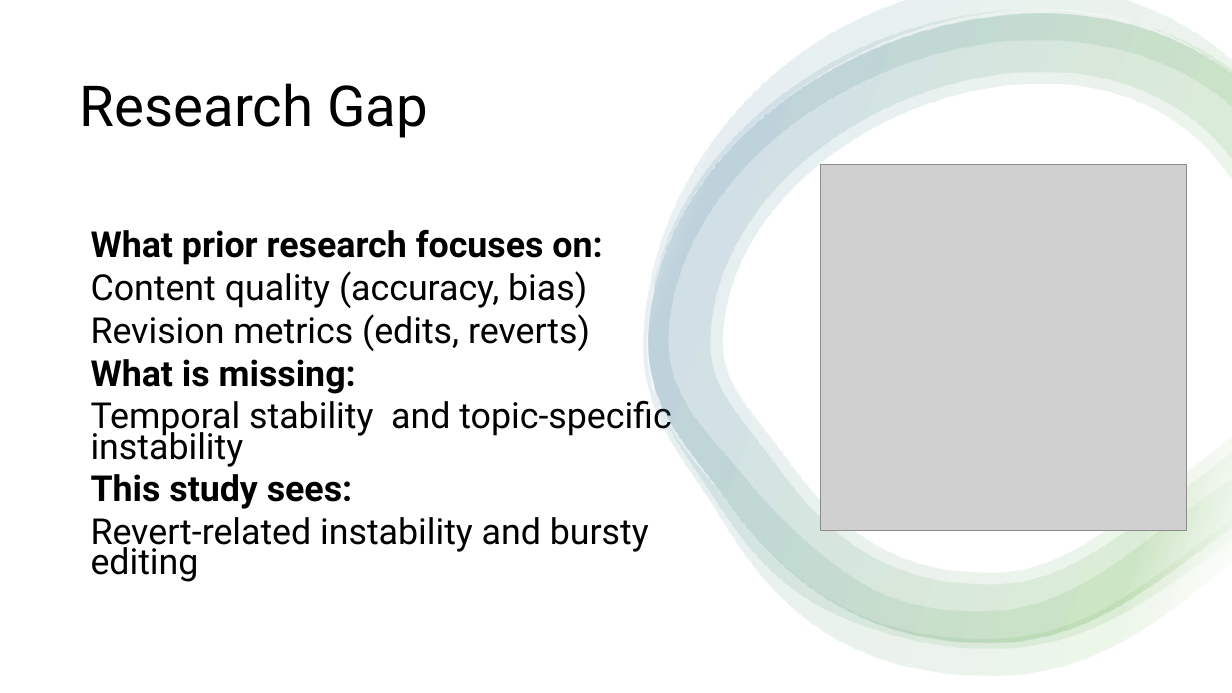
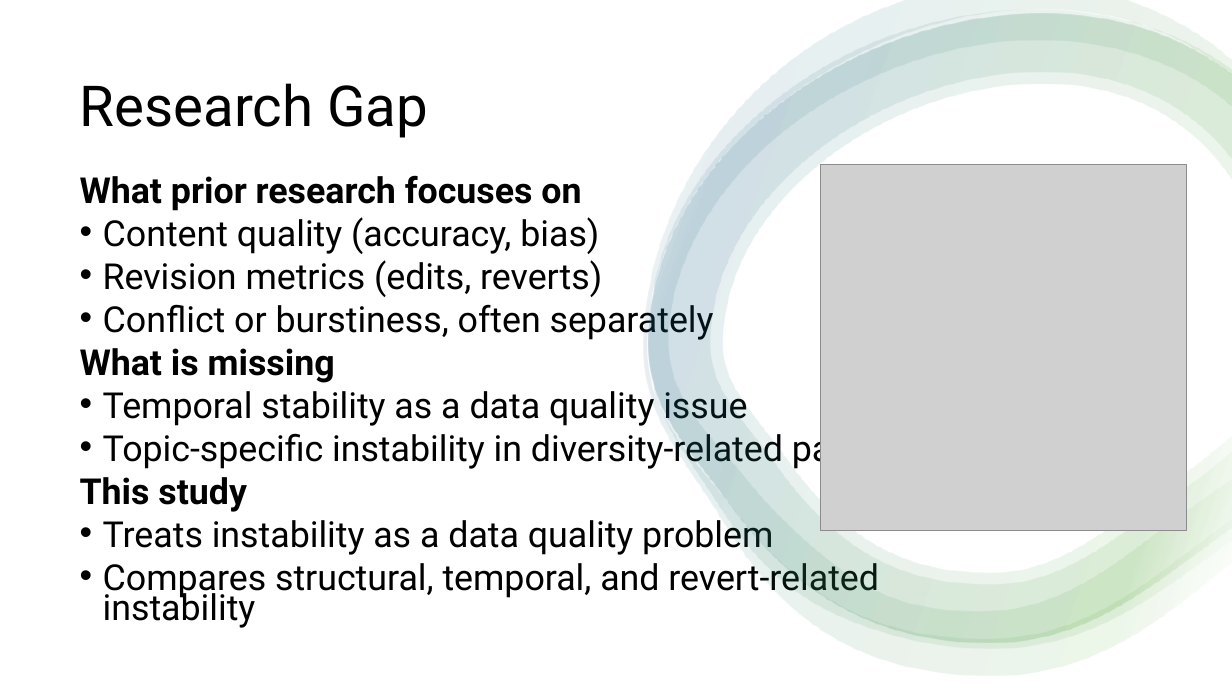
Before and after one commit to anjuyamada/wiki-assignment, a slide deck: slide 5 of Presentation Slide.pptx. Drawn at 1232x693 pixels with LibreOffice and Linux fonts; fonts in the diff are those of the drawing; grey boxes stand for pictures. Boxes give left, top, right and bottom in pixels: in the first picture for what was removed or moved away, otherwise in the second. Text is boxed around its words. In the diff, an @@ line names an element or a change of style, - is before the commit and + after.

```diff
--- a/Presentation Slide.pptx
+++ b/Presentation Slide.pptx
@@ text "What prior research focuses on": place and size @@
-text "What prior research focuses on" at [91, 229, 671, 582]
+text "What prior research focuses on" at [80, 175, 889, 628]
@@ text at [80, 175, 581, 211]: text changed @@
-What prior research focuses on:
+What prior research focuses on
@@ text at [103, 217, 602, 297]: bullet none to • @@
@@ text at [80, 299, 889, 628]: text changed @@
-What is missing:
-Temporal stability and topic-specific instability
-This study sees:
-Revert-related instability and bursty editing
+• Conflict or burstiness, often separately
+What is missing
+• Temporal stability as a data quality issue
+• Topic-specific instability in diversity-related pages
+This study
+• Treats instability as a data quality problem
+• Compares structural, temporal, and revert-related instability
```
Also in this commit, not shown: 10 other slides changed, 1 slide added, 2 slides removed, 5 other files.
